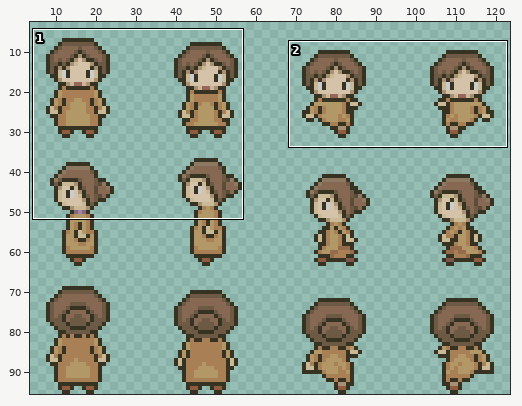
Edited in one commit: pixel-art file (assets/01_characters/03_pnjs/louiseRochat.aseprite). The first picture is a wide view before the edit; the outline marks the close-up.
Close-up. Before:
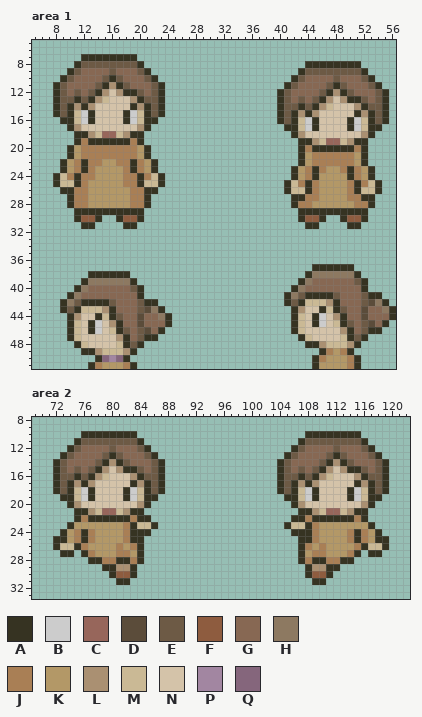
128x96 pixels, 1 frame. Shown: area 1: x 5..56, y 5..51; area 2: x 69..122, y 8..33. The wide view leaves out empty margins. The commit also changed other parts of the picture, which this record leaves out.
Palette (. is transparent): A #363322  B #cccccc  C #97665b  D #5b4c3a  E #6d5a45  F #8e5c3f  G #876853  H #8d7961  J #a97f55  K #b39867  L #aa9072  M #cab995  N #d4c3a9  P #a286a1  Q #85667c
The result:
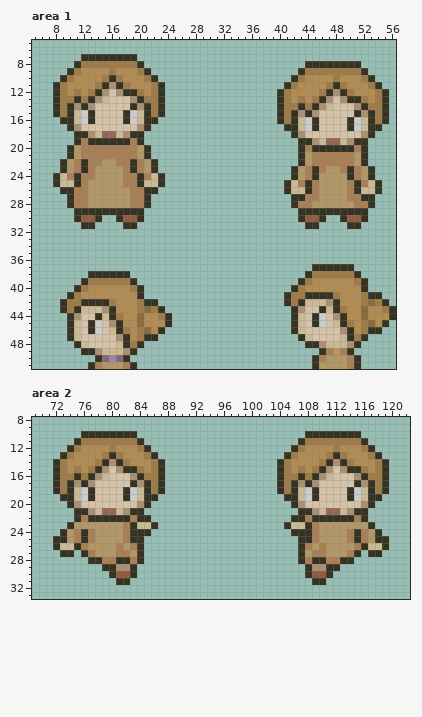
Edits made:
colour D: #5b4c3a -> #886c3d
colour E: #6d5a45 -> #9f7c47
colour G: #876853 -> #b28c52
Area 1:
y 38: x 45..50 HHHHHH -> EEEEEE
y 39: x 13..18 HHHHHH -> EEEEEE; x 44 H -> E
y 40: x 12 H -> E; x 43 H -> E
y 41: x 11 H -> E; x 42 H -> E
y 42: x 10 H -> E; x 54 H -> E
y 43: x 22 H -> E; x 55 H -> E
y 44: x 23 H -> E
Boxes around the changes in both close-ups, in picture pixels (x1, y1, x2, y2):
changed: (60, 61, 158, 117)
changed: (284, 68, 382, 124)
changed: (291, 271, 389, 341)
changed: (67, 278, 165, 348)
changed: (60, 438, 158, 494)
changed: (284, 438, 382, 494)
